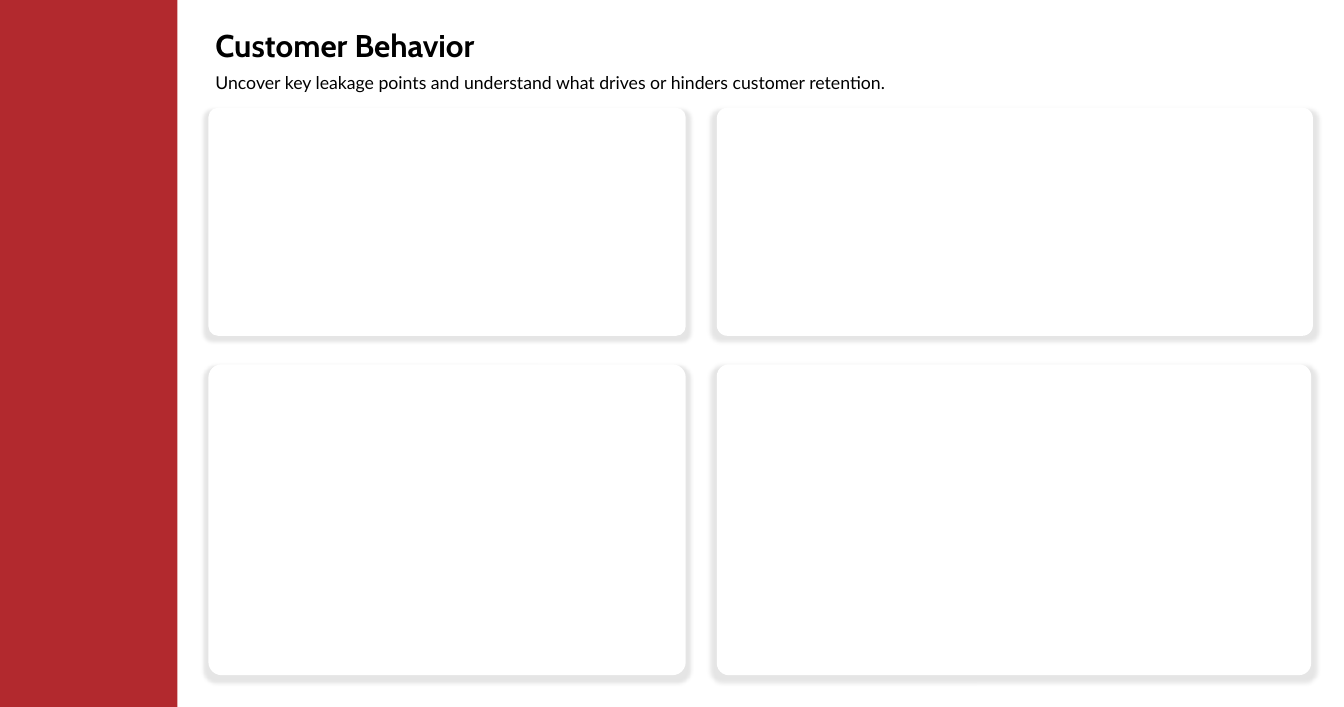
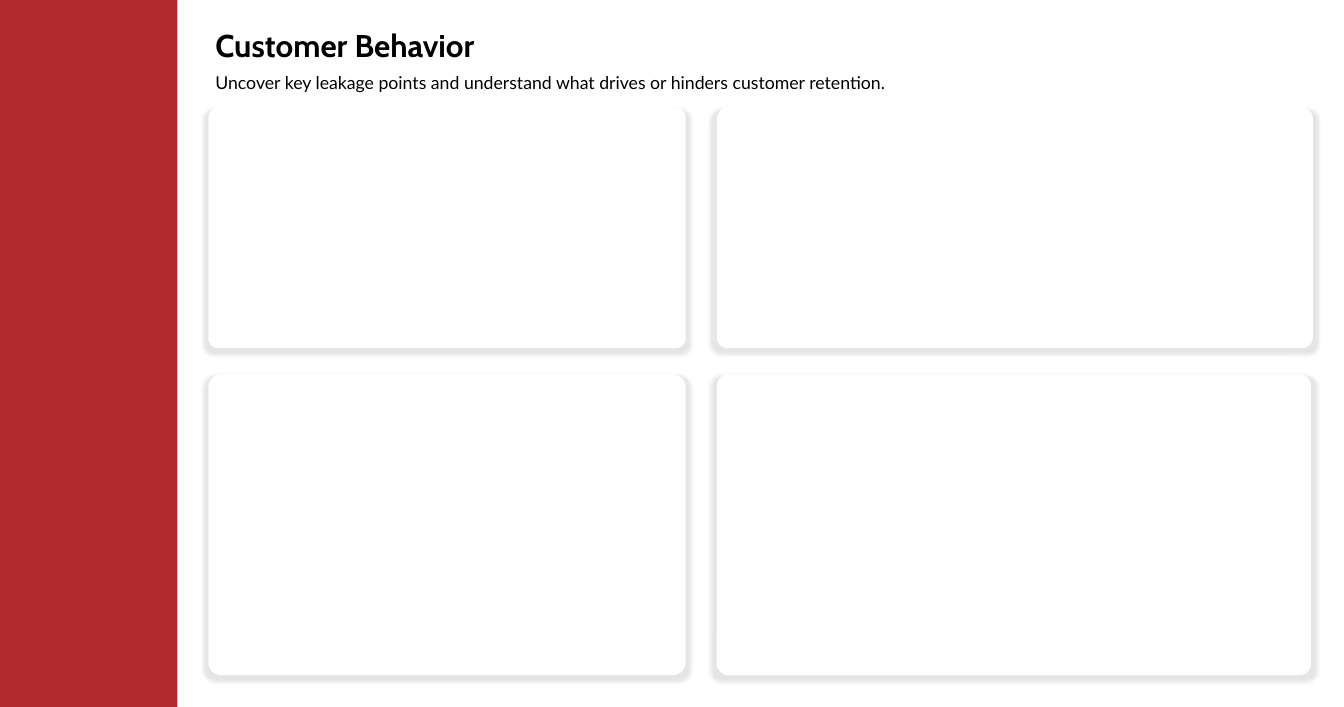
Before and after one commit to Truong2003-tqd/Highlands-Customer-Analysis, a slide deck: slide 6 of Power BI Report/Background/Dashboard Layout.pptx. Drawn at 1344x707 pixels with LibreOffice and Linux fonts; fonts in the diff are those of the drawing. Boxes give left, top, right and bottom in pixels: in the first picture for what was removed or moved away, otherwise in the second. Text is boxed around its words. In the diff, an @@ line names an element or a change of style, - is before the commit and + after.

```diff
--- a/Power BI Report/Background/Dashboard Layout.pptx
+++ b/Power BI Report/Background/Dashboard Layout.pptx
@@ rounded rectangle: place and size @@
-rounded rectangle at bbox=[209, 108, 686, 336]
+rounded rectangle at bbox=[209, 108, 686, 348]
@@ rounded rectangle: place and size @@
-rounded rectangle at bbox=[717, 108, 1313, 336]
+rounded rectangle at bbox=[717, 108, 1313, 348]
@@ rounded rectangle: place and size @@
-rounded rectangle at bbox=[209, 364, 686, 676]
+rounded rectangle at bbox=[209, 375, 686, 676]
@@ rounded rectangle: place and size @@
-rounded rectangle at bbox=[717, 364, 1311, 676]
+rounded rectangle at bbox=[717, 375, 1311, 676]
```
Also in this commit, not shown: 2 other slides changed, 24 other files.
